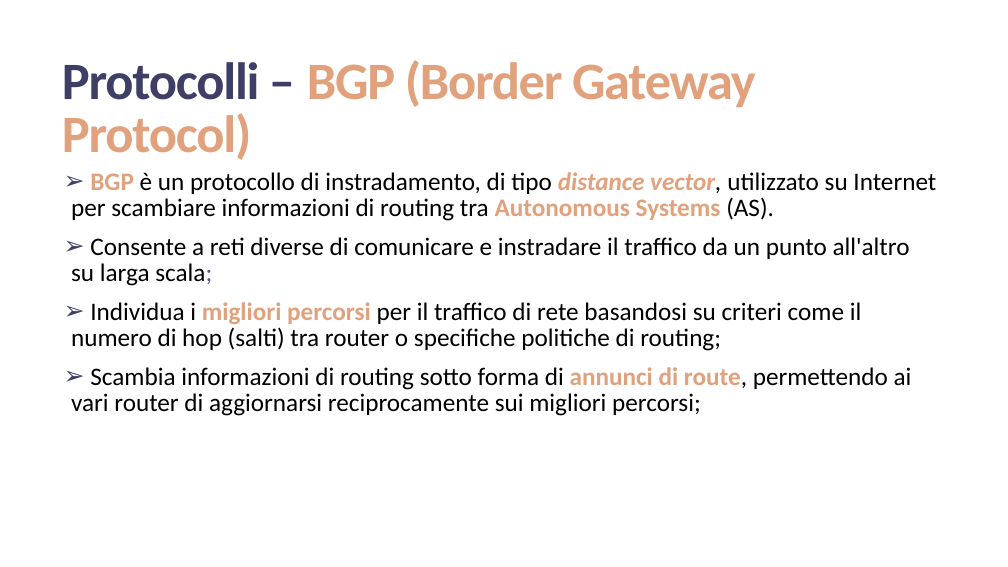
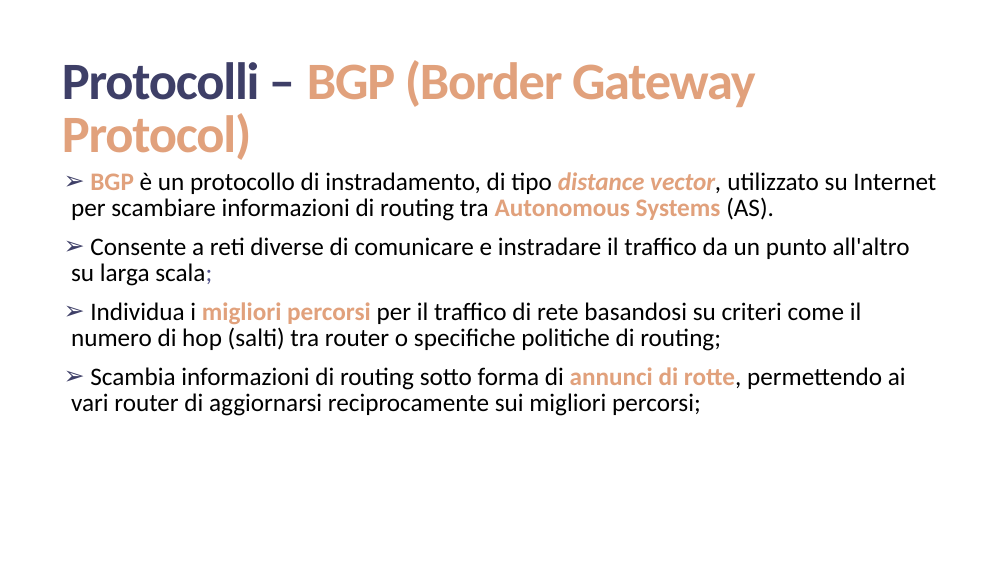
Before and after one commit to creccovalerio/NSD-Project, a slide deck: slide 4 of Presentazione_NSD.pptx. Drawn at 1008x567 pixels with LibreOffice and Linux fonts; fonts in the diff are those of the drawing. Boxes give left, top, right and bottom in pixels: in the first picture for what was removed or moved away, otherwise in the second. Text is boxed around its words. In the diff, an @@ line names an element or a change of style, - is before the commit and + after.

```diff
--- a/Presentazione_NSD.pptx
+++ b/Presentazione_NSD.pptx
@@ text at (71, 367, 906, 416): text changed @@
-➢ Scambia informazioni di routing sotto forma di annunci di route, permettendo ai vari router di aggiornarsi reciprocamente sui migliori percorsi;
+➢ Scambia informazioni di routing sotto forma di annunci di rotte, permettendo ai vari router di aggiornarsi reciprocamente sui migliori percorsi;
```
Also in this commit, not shown: 2 other slides changed, 5 slides added, 10 other files.
